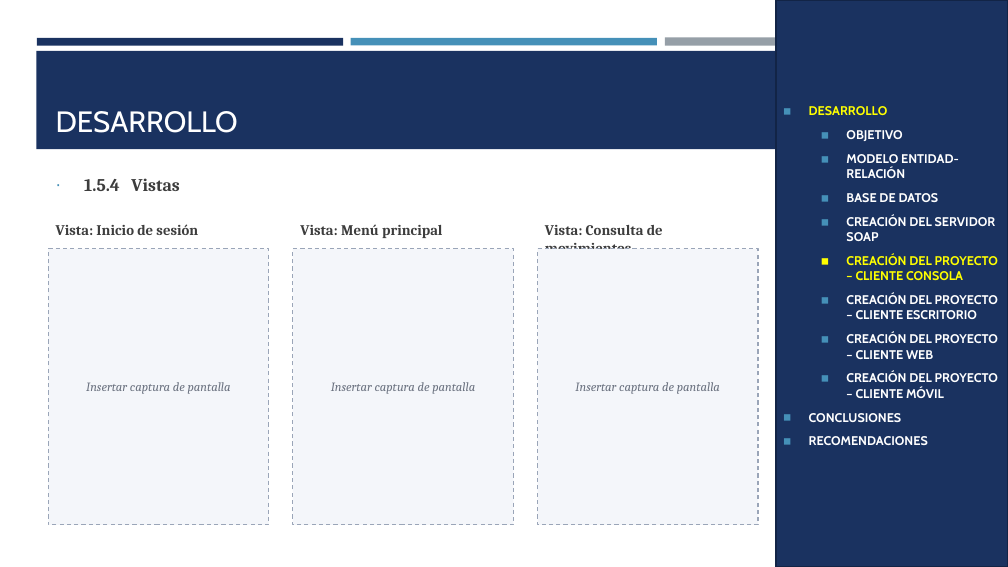
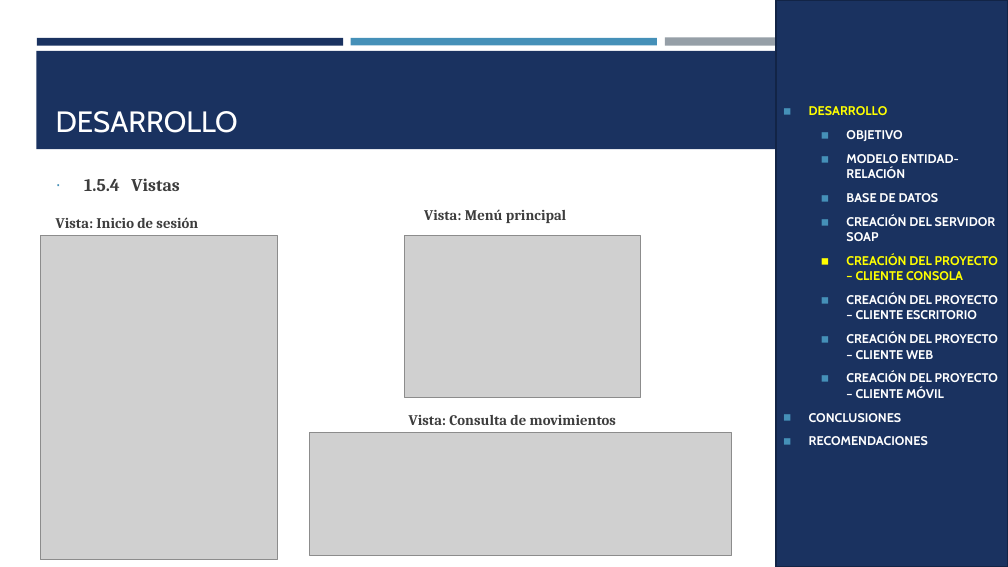
Before and after one commit to IMarcusDev/TI.1.1.-PAO202651_SOAP_JAVA_CONBDD_NRC36883_GR04, a slide deck: slide 17 of 05. DOCUMENTACION/PRESENTACION TI.1.1. SOAP con BDD en JAVA GR4.pptx. Drawn at 1008x567 pixels with LibreOffice and Linux fonts; fonts in the diff are those of the drawing; grey boxes stand for pictures. Boxes give left, top, right and bottom in pixels: in the first picture for what was removed or moved away, otherwise in the second. Text is boxed around its words. In the diff, an @@ line names an element or a change of style, - is before the commit and + after.

```diff
--- a/05. DOCUMENTACION/PRESENTACION TI.1.1. SOAP con BDD en JAVA GR4.pptx
+++ b/05. DOCUMENTACION/PRESENTACION TI.1.1. SOAP con BDD en JAVA GR4.pptx
@@ text "Vista: Inicio de sesión": place and size @@
-text "Vista: Inicio de sesión" at [56,224,198,235]
+text "Vista: Inicio de sesión" at [56,217,198,228]
@@ text "Vista: Menú principal": place and size @@
-text "Vista: Menú principal" at [300,224,442,238]
+text "Vista: Menú principal" at [424,209,566,223]
@@ picture added at [40,235,277,560] @@
@@ picture added at [405,235,640,397] @@
@@ rectangle removed at [48,249,269,525] @@
-Insertar captura de pantalla
@@ rectangle removed at [293,249,514,525] @@
-Insertar captura de pantalla
@@ rectangle removed at [538,249,758,525] @@
-Insertar captura de pantalla
@@ text "Vista: Consulta de movimientos" rewrapped from [545,225,663,249] to [409,415,616,425] @@
@@ picture added at [310,433,732,555] @@
```
Also in this commit, not shown: 4 other slides changed.
